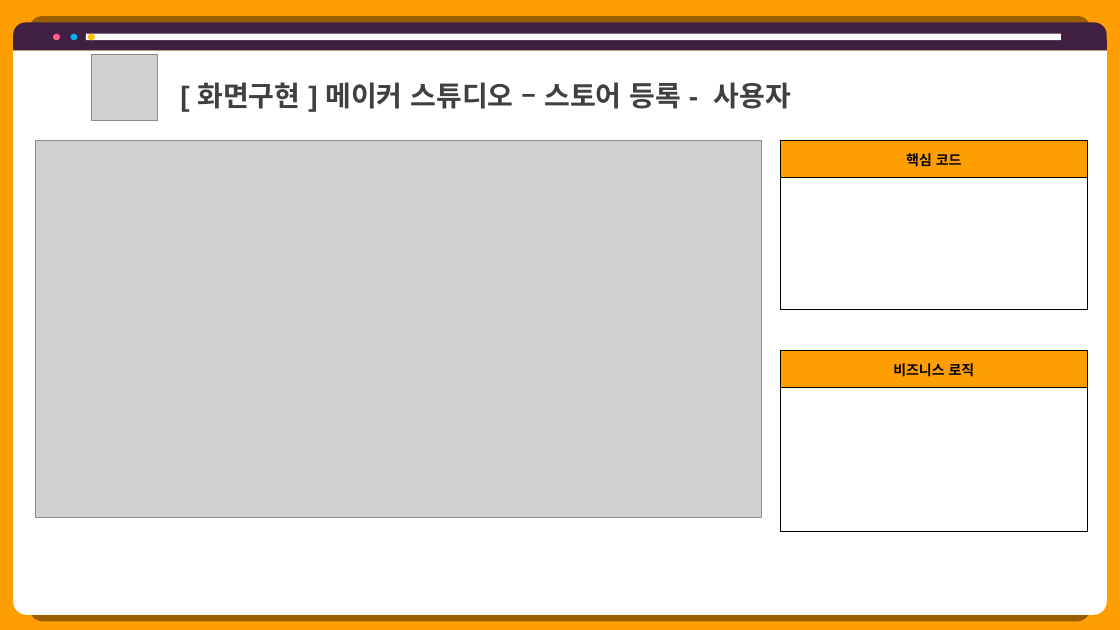
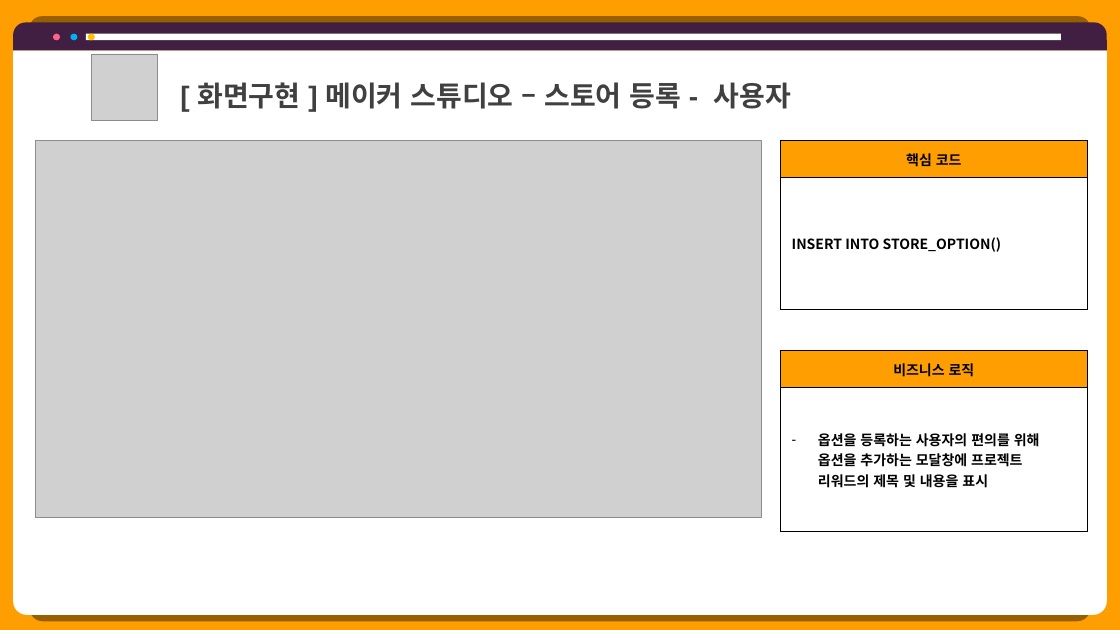
Before and after one commit to hhsw07/ezen-academy-projects, a slide deck: slide 34 of 0 발표용 파워포인트/project06 - 파워포인트 종합 - 현태.pptx (slide 38 before the commit). Drawn at 1120x630 pixels with LibreOffice and Linux fonts; fonts in the diff are those of the drawing; grey boxes stand for pictures. Boxes give left, top, right and bottom in pixels: in the first picture for what was removed or moved away, otherwise in the second. Text is boxed around its words. In the diff, an @@ line names an element or a change of style, - is before the commit and + after.

```diff
--- a/0 발표용 파워포인트/project06 - 파워포인트 종합 - 현태.pptx
+++ b/0 발표용 파워포인트/project06 - 파워포인트 종합 - 현태.pptx
@@ table at (781, 140, 1087, 310) @@
-row 2, column 1: 
+row 2, column 1: INSERT INTO STORE_OPTION()
@@ table at (781, 350, 1087, 532) @@
-row 2, column 1: 
+row 2, column 1: 옵션을 등록하는 사용자의 편의를 위해 옵션을 추가하는 모달창에 프로젝트 리워드의 제목 및 내용을 표시
```
Also in this commit, not shown: 30 other slides changed, 1 slide added, 4 slides removed, 2 other files.
